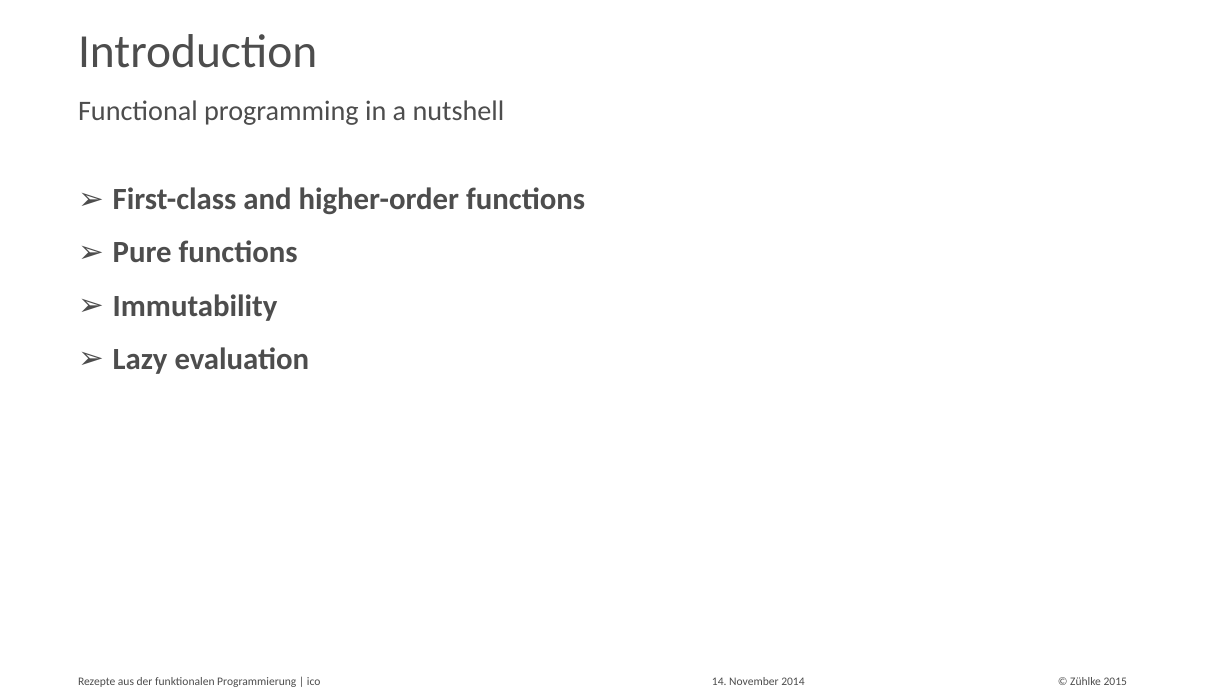
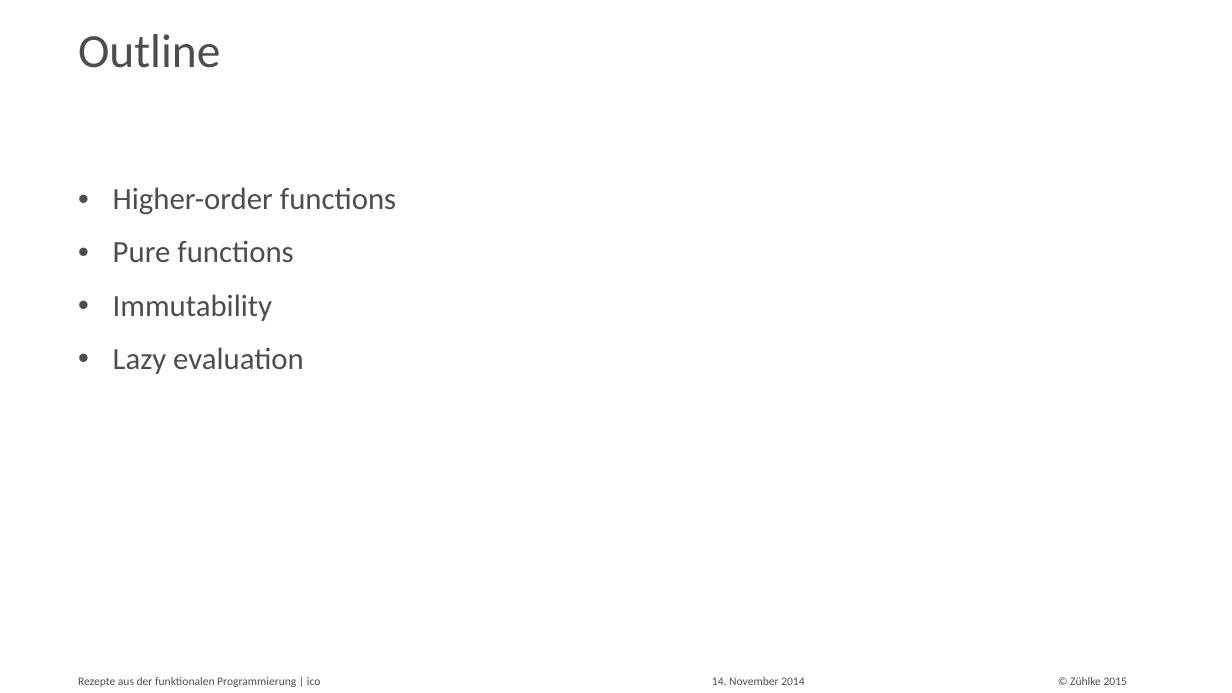
Before and after one commit to aax/zdays-fp-patterns, a slide deck: slide 5 of Functional Design Patterns for OO Practitioners.pptx (slide 4 before the commit). Drawn at 1232x693 pixels with LibreOffice and Linux fonts; fonts in the diff are those of the drawing. Boxes give left, top, right and bottom in pixels: in the first picture for what was removed or moved away, otherwise in the second. Text is boxed around its words. In the diff, an @@ line names an element or a change of style, - is before the commit and + after.

Commit message:
futures example & more introduction

```diff
--- a/Functional Design Patterns for OO Practitioners.pptx
+++ b/Functional Design Patterns for OO Practitioners.pptx
@@ title at (78, 34, 220, 68): text changed @@
-Introduction
+Outline
@@ text removed at (78, 100, 505, 125) @@
-Functional programming in a nutshell
@@ text at (113, 187, 396, 215): text changed; bold off @@
-➢ First-class and higher-order functions
+• Higher-order functions
@@ text at (113, 240, 304, 374): bold off in "Pure functions", "Immutability", "Lazy evaluation"; bullet ➢ to • @@
```
Also in this commit, not shown: 8 other slides changed, 3 other files.
